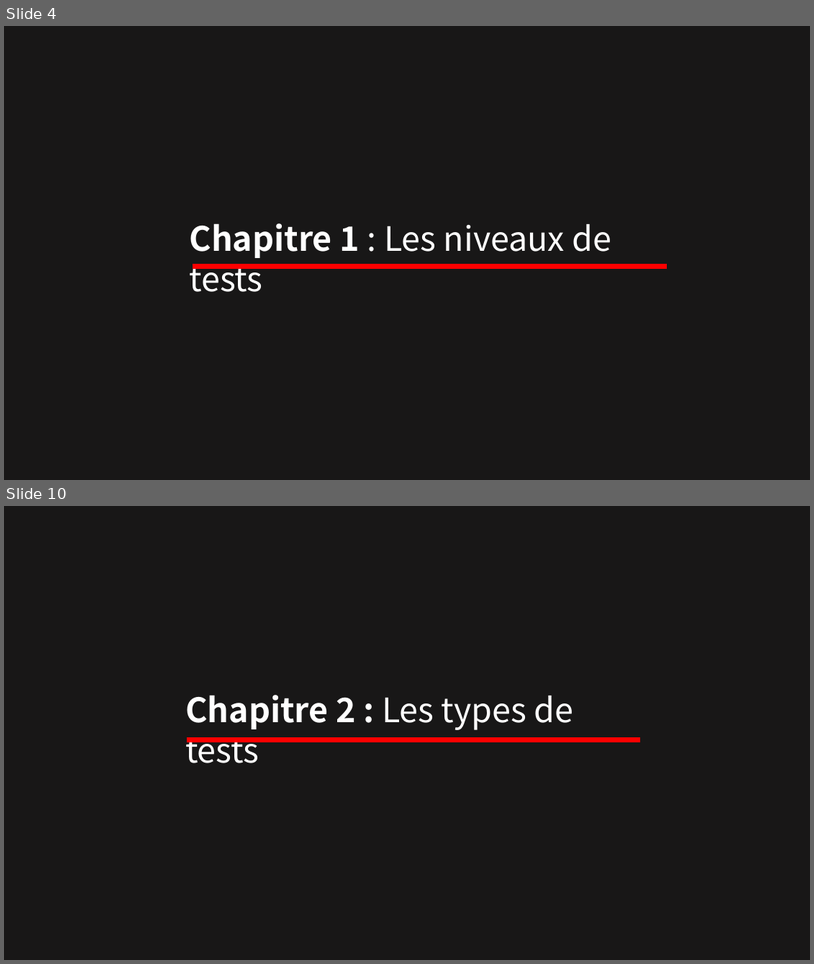
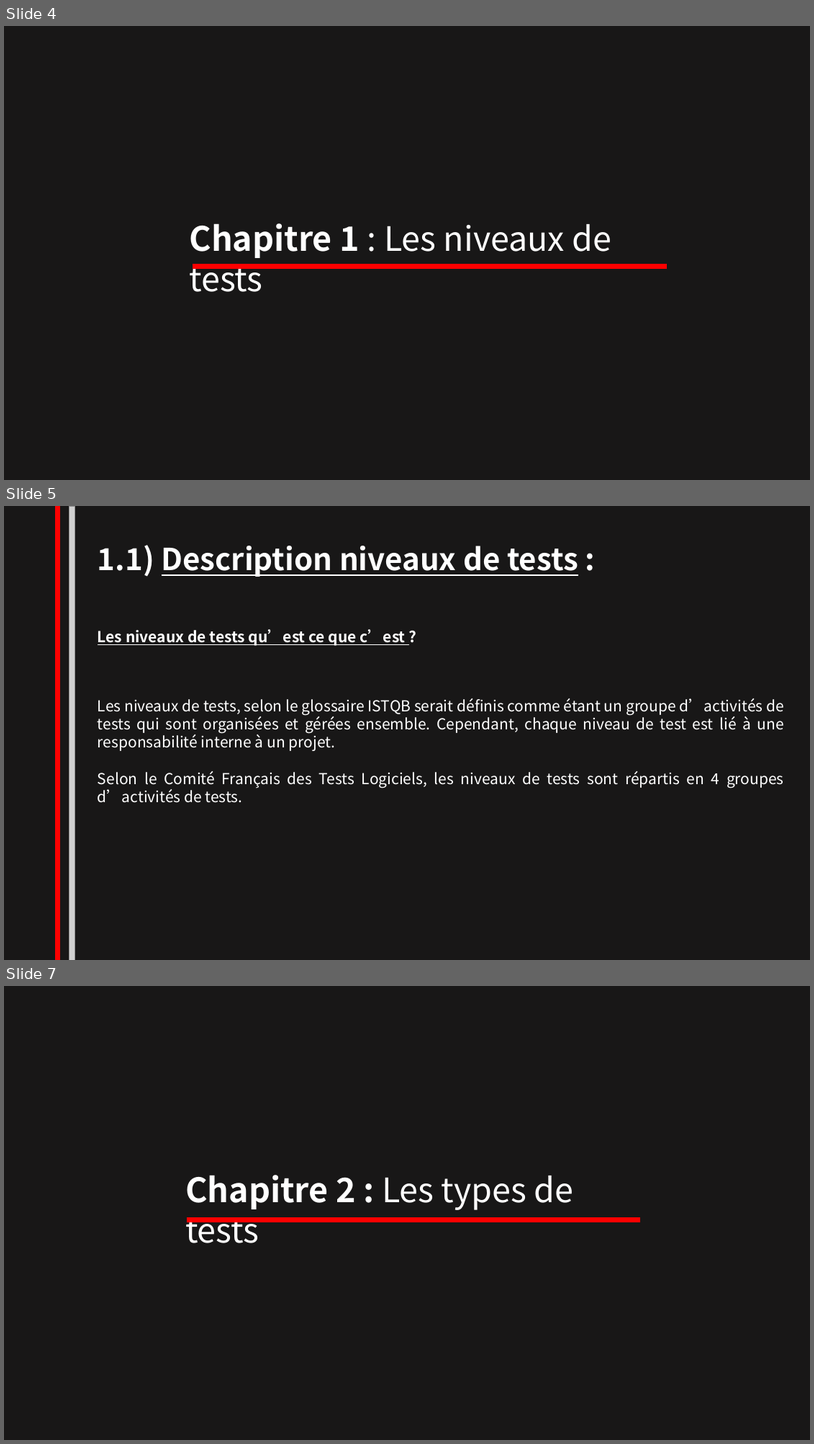
Before and after one commit to NesrineZitouni11/nesrine_zitouni, a slide deck: TRAVAUX/powerpointRevisionISTQB.pptx. Shown one above the other, each under a label of ours: slides 4 and 10 before the commit, slides 4, 5 and 7 after it; the slides between them are not shown. The pictures are 814x964 and 814x1444 pixels, drawn with LibreOffice and Linux fonts; fonts in the diff are those of the drawing; grey boxes stand for pictures. Boxes give left, top, right and bottom in pixels: in the first picture for what was removed or moved away, otherwise in the second. Text is boxed around its words. In the diff, an @@ line names an element or a change of style, - is before the commit and + after.

```diff
--- a/TRAVAUX/powerpointRevisionISTQB.pptx
+++ b/TRAVAUX/powerpointRevisionISTQB.pptx
@@ slide 5 added at box(4, 506, 810, 960), background #181717 @@
@@ line added from (58, 506) to (58, 960), #FF0000 6 pt @@
@@ picture added at box(70, 506, 75, 960) @@
@@ text added at box(98, 545, 579, 577), 36 pt, text #FFFFFF, bold, underline @@
+1.1) Description niveaux de tests :
@@ text added at box(98, 629, 406, 646), 18 pt, text #FFFFFF, bold, underline @@
+Les niveaux de tests qu’est ce que c’est ?
@@ text added at box(98, 698, 784, 803), 18 pt, text #FFFFFF @@
+Les niveaux de tests, selon le glossaire ISTQB serait définis comme étant un groupe d’activités de tests qui sont organisées et gérées ensemble. Cependant, chaque niveau de test est lié à une responsabilité interne à un projet.
+Selon le Comité Français des Tests Logiciels, les niveaux de tests sont répartis en 4 groupes d’activités de tests.
@@ what was slide 10 is now slide 7 @@
```
Also in this commit, not shown: 2 slides changed, 4 other slides added, 15 slides removed.
